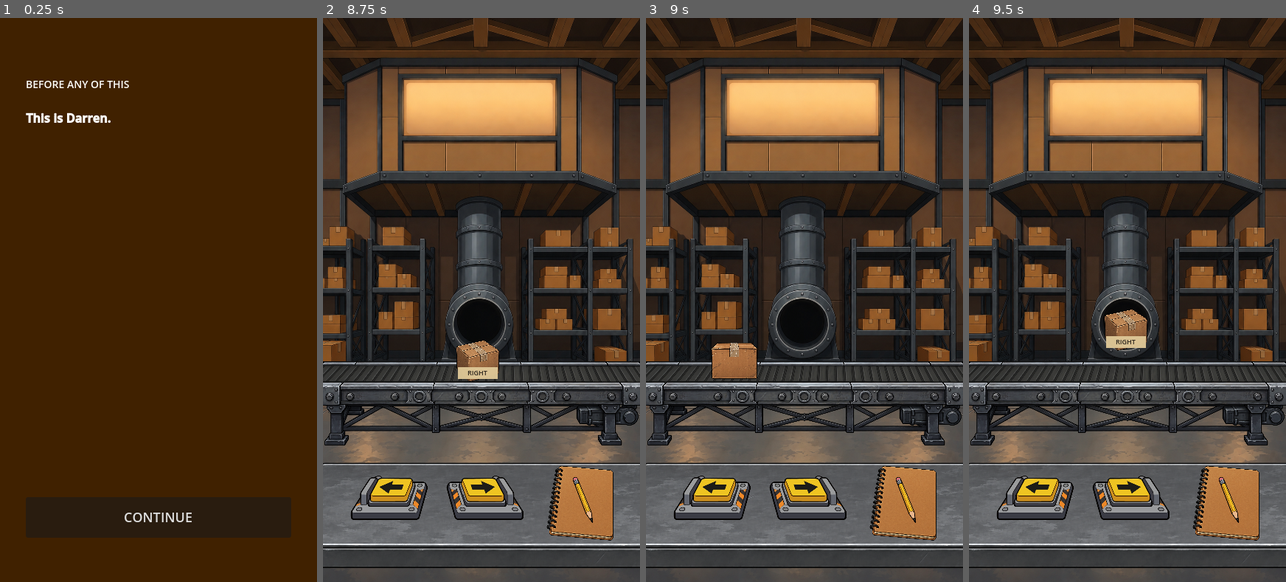
Above: before the commit, frames 1-4 (left to right).
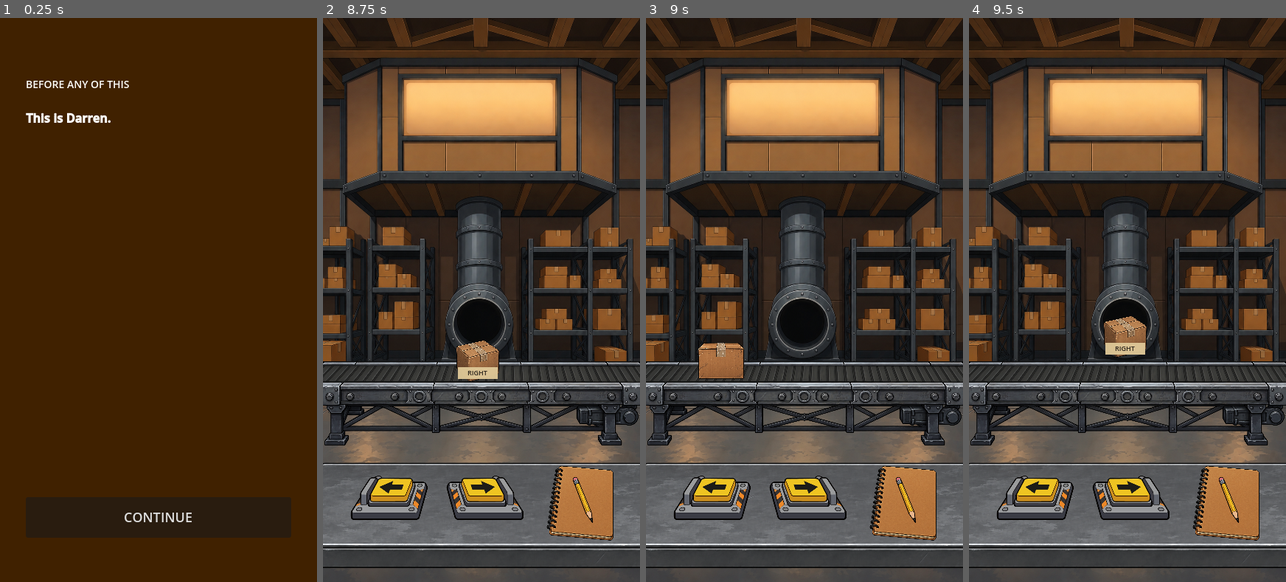
Above: after the commit, the same moments.

Repository: patrickcallahancomedy/comedian
Game: Godot game, scene res://scenes/story/opening_story.tscn
Two runs of this game, one before a commit and one after it. Both use one fixed random seed, a clock stepped at 60 frames per second and the inputs below.
Inputs (mouse positions are in pixels of both pictures, inside the frame that each line leads up to):
- Up to frame 1 (0.25 s): no input
- Up to frame 2 (8.75 s): click "CONTINUE" at 0.5 s; click "CONTINUE" at 1.25 s; click "CONTINUE" at 2 s; tap Enter at 2.75, 6.5 s; tap Space at 3.5, 7.25 s; click "CONTINUE" at 4.25 s; click "CONTINUE" at 5 s; click "CONTINUE" at 5.75 s; click "CLOCK IN" at 8 s
- Up to frame 3 (9 s): click (715, 491) at 8.75 s
- Up to frame 4 (9.5 s): no input

Frames 1-2 are identical in both runs. In frame 3, 0.9% of the frame differs, in the area x 0-100%, y 57-65%; in frame 4, 0.7%.

Commit message:
Animate conveyor belt with routed boxes

Diff:
--- a/godot/scripts/boxes/boxes_module.gd
+++ b/godot/scripts/boxes/boxes_module.gd
@@ -6,13 +6,18 @@
 @onready var left_hitbox: Button = $GameplayLayer/LeftHitbox
 @onready var right_hitbox: Button = $GameplayLayer/RightHitbox
 
+@onready var belt: TextureRect = $GameplayLayer/Belt
 @onready var box_current: TextureRect = $GameplayLayer/BoxCurrent
 @onready var box_routed: TextureRect = $GameplayLayer/BoxRouted
 @onready var destination_label: Label = $GameplayLayer/BoxCurrent/DestinationTag/DestinationLabel
 
+var belt_start_position: Vector2
 var box_spawn_position: Vector2
 var box_ready_position: Vector2
 var current_destination := "left"
+
+const ROUTE_DURATION := 0.5
+const BELT_SHIFT_RATIO := 0.06
 
 var left_normal = preload("res://assets/boxes/left_button.png")
 var left_pressed = preload("res://assets/boxes/left_button_pressed.png")
@@ -22,6 +27,7 @@
 
 
 func _ready() -> void:
+	belt_start_position = belt.position
 	box_spawn_position = box_current.position
 	box_ready_position = box_routed.position
 	_assign_destination()
@@ -51,6 +57,7 @@
 	left_hitbox.disabled = false
 	right_hitbox.disabled = false
 
+
 func _on_left_down() -> void:
 	left_button_art.texture = left_pressed
 
@@ -58,6 +65,7 @@
 func _on_left_up() -> void:
 	left_button_art.texture = left_normal
 	_route_box("left")
+
 
 func _on_right_down() -> void:
 	right_button_art.texture = right_pressed
@@ -67,6 +75,7 @@
 	right_button_art.texture = right_normal
 	_route_box("right")
 
+
 func _route_box(direction: String) -> void:
 	left_hitbox.disabled = true
 	right_hitbox.disabled = true
@@ -75,19 +84,30 @@
 	box_routed.show()
 
 	var target_x: float
+	var belt_shift := belt.size.x * BELT_SHIFT_RATIO
+	var target_belt_x: float
 
 	if direction == "left":
 		target_x = -120
+		target_belt_x = belt_start_position.x - belt_shift
 	else:
 		target_x = 480
+		target_belt_x = belt_start_position.x + belt_shift
 
+	# Match the old HTML trick: the frame stays fixed while the oversized
+	# belt surface shifts only about 6% inside the cropped game frame.
 	var tween = create_tween()
-	tween.tween_property(box_routed, "position:x", target_x, 0.6)
+	tween.set_parallel(true)
+	tween.set_trans(Tween.TRANS_LINEAR)
+	tween.tween_property(box_routed, "position:x", target_x, ROUTE_DURATION)
+	tween.tween_property(belt, "position:x", target_belt_x, ROUTE_DURATION)
 	tween.finished.connect(_reset_box)
+
 
 func _reset_box() -> void:
 	box_routed.hide()
 	box_routed.position = box_ready_position
+	belt.position = belt_start_position
 
 	box_current.show()
 	box_current.position = box_spawn_position
